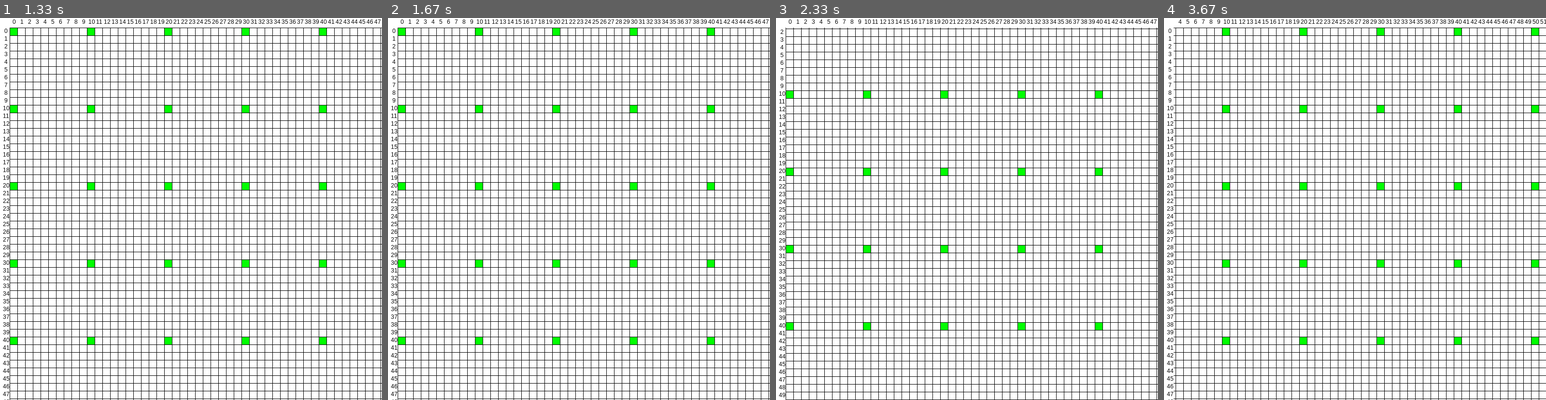
Above: before the commit, frames 1-4 (left to right).
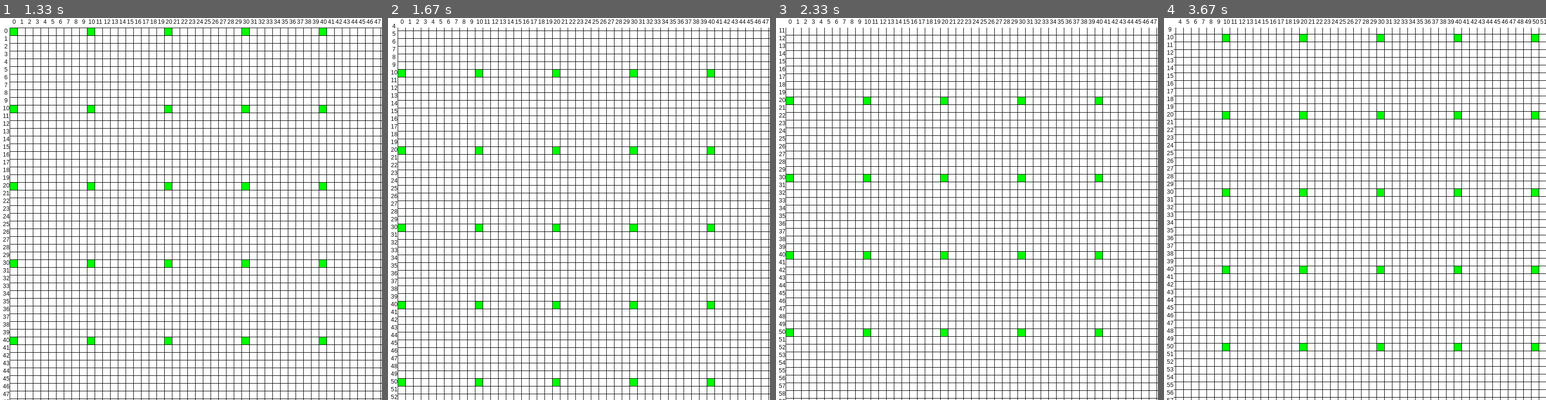
Above: after the commit, the same moments.

Repository: Archanciel/Learning_Pygame
Game: pygame game, started from draw_grid/main.py
The game is run twice, just before and just after one commit, with the same random seed, the same clock (stepped at 60 frames per second) and the same inputs.
Inputs (mouse positions are in pixels of both pictures, inside the frame that each line leads up to):
- Up to frame 1 (1.33 s): hold Right 0.33-0.8 s; move the mouse to (175, 224) at 0.37 s; press the mouse at (72, 151) at 0.87 s; move the mouse to (72, 224) at 0.97 s; release the mouse at (72, 296) at 1.1 s; press the mouse at (72, 151) at 1.2 s; move the mouse to (202, 247) at 1.3 s
- Up to frame 2 (1.67 s): release the mouse at (720, 342) at 1.43 s; press the mouse at (460, 151) at 1.53 s; move the mouse to (525, 117) at 1.63 s
- Up to frame 3 (2.33 s): release the mouse at (974, 79) at 1.77 s; hold Up 1.83-2.13 s; hold Right from 2.17 s (still down)
- Up to frame 4 (3.67 s): release Right at 2.63 s; hold Left 2.67-3.2 s; hold Down 3.23-3.53 s; hold Left from 3.57 s (still down)

Frame 1 is identical in both runs. In frame 2, 14% of the frame differs, in the area x 0-100%, y 1-100%; in frame 3, 13%; in frame 4, 13%.

Commit message:
add mouse move

Diff:
--- a/draw_grid/grid.py
+++ b/draw_grid/grid.py
@@ -250,6 +250,17 @@
 
         self.setGridDimension()
 
+    def move(self, xOffset, yOffset):
+        if xOffset > 0:
+            self.moveLeft(xOffset)
+        elif xOffset < 0:
+            self.moveRight(-xOffset)
+
+        if yOffset > 0:
+            self.moveUp(yOffset)
+        elif yOffset < 0:
+            self.moveDown(-yOffset)
+
     def moveUp(self, pixels):
         self.gridOffsetY -= pixels
 
--- a/draw_grid/main.py
+++ b/draw_grid/main.py
@@ -73,6 +73,13 @@
             elif event.type == pg.MOUSEMOTION:
                 if self.dragging:
                     self.mouse_x_end, self.mouse_y_end = event.pos
+                    xOffset = self.mouse_x_beg - self.mouse_x_end
+                    yOffset = self.mouse_y_beg - self.mouse_y_end
+
+                    self.grid.move(xOffset, yOffset)
+
+                    self.mouse_x_beg = self.mouse_x_end
+                    self.mouse_y_beg = self.mouse_y_end
 
             # technique used to allow moving grid only 1 unit at a time
             # elif event.type == pg.KEYDOWN:
